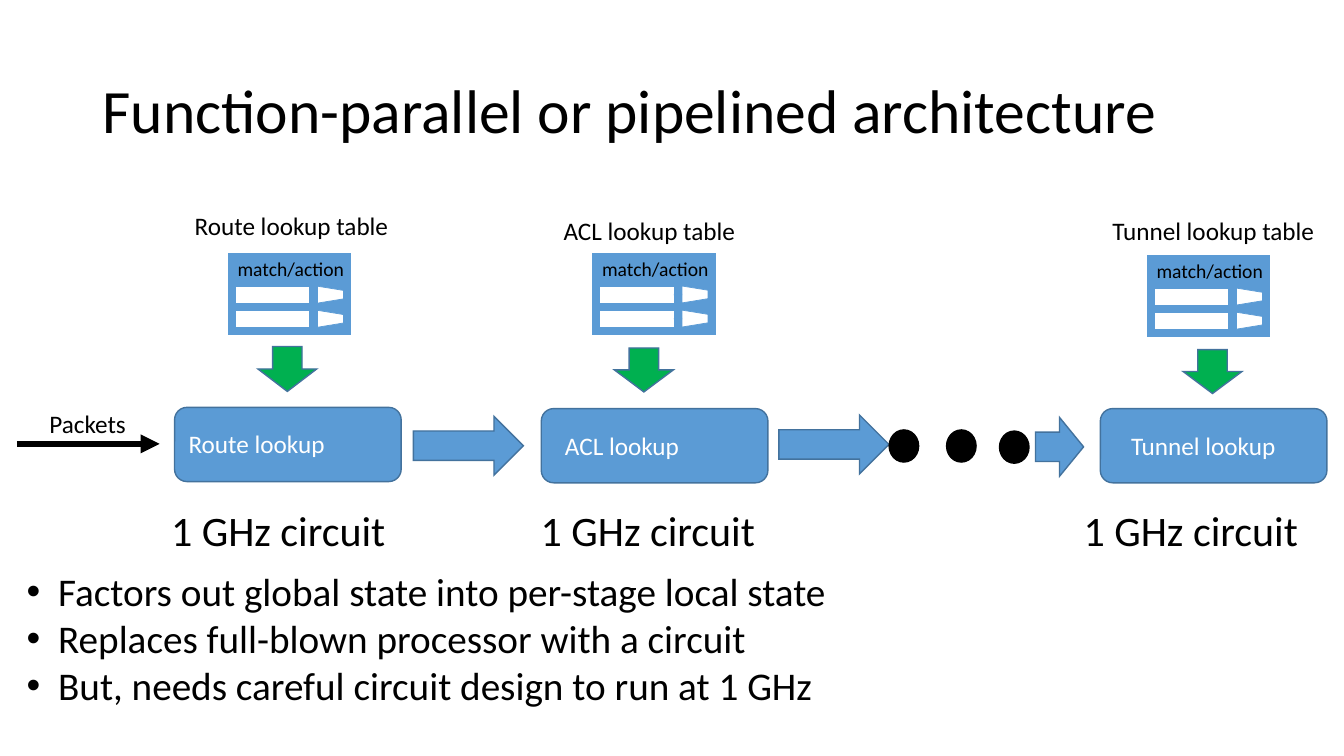
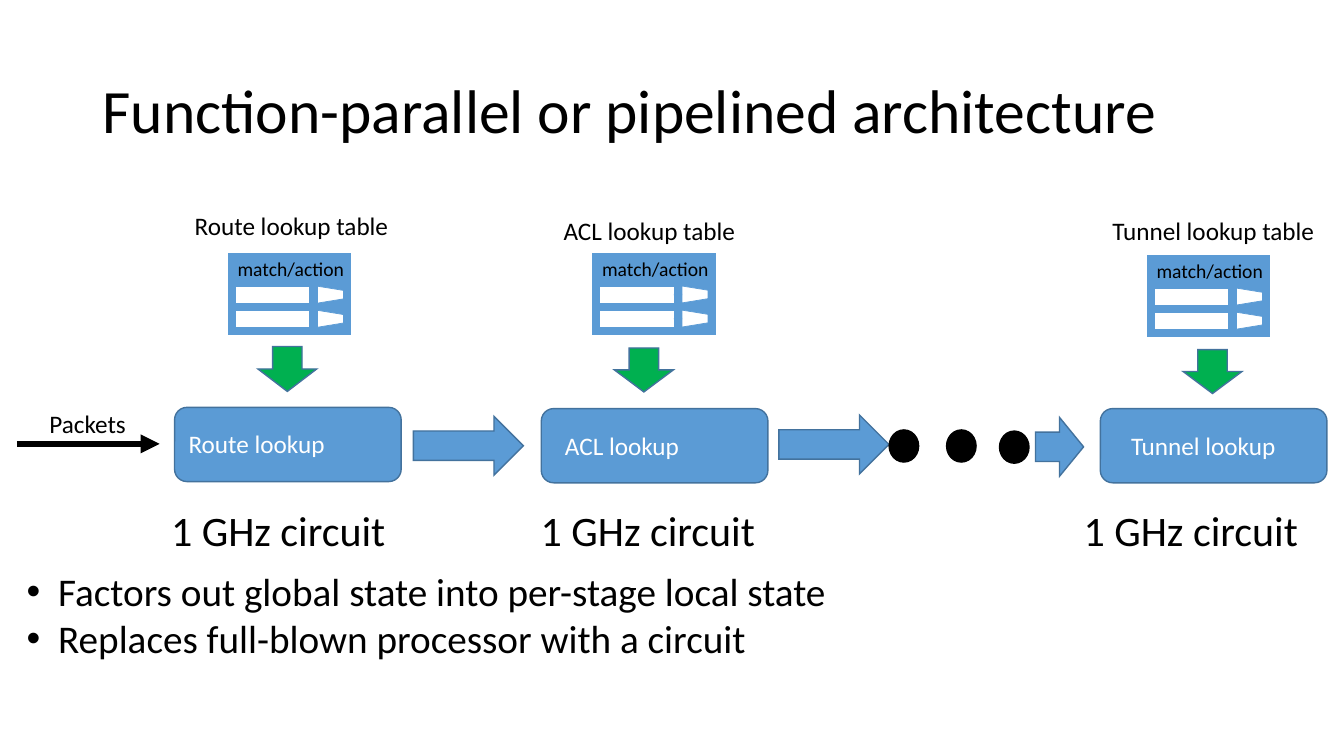
Before and after one commit to anirudhSK/pifo-domino-marple-ppts, a slide deck: slide 13 of combined_domino_pifo.pptx. Drawn at 1344x756 pixels with LibreOffice and Linux fonts; fonts in the diff are those of the drawing. Boxes give left, top, right and bottom in pixels: in the first picture for what was removed or moved away, otherwise in the second. Text is boxed around its words. In the diff, an @@ line names an element or a change of style, - is before the commit and + after.

```diff
--- a/combined_domino_pifo.pptx
+++ b/combined_domino_pifo.pptx
@@ text at (58, 672, 812, 707): paragraph removed @@
-• But, needs careful circuit design to run at 1 GHz
```
Also in this commit, not shown: 4 other slides changed.
